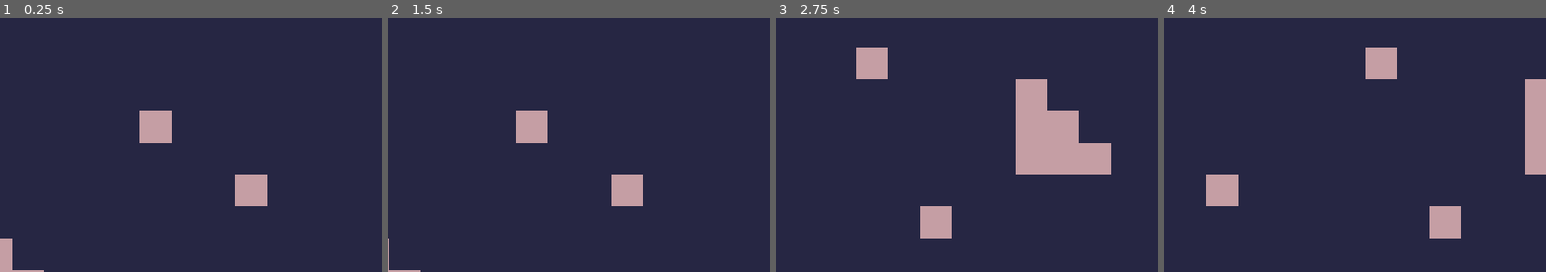
Above: before the commit, frames 1-4 (left to right).
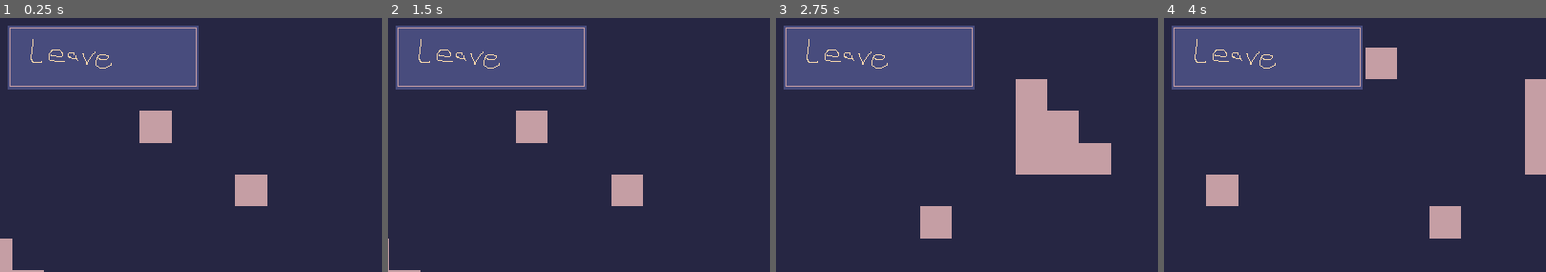
Above: after the commit, the same moments.

Repository: sredna43/godot-multiplayer
Game: Godot game, scene res://scenes/levels/TestLevel_1.tscn
Same seed, same stepped clock (60 frames per second), same inputs: the game is played once before the commit and once after it. This scene is started directly instead of the project's main scene.
Inputs (mouse positions are % of the whole screen's width and height, from its top left):
- Up to frame 1 (0.25 s): no input
- Up to frame 2 (1.5 s): click (14, 8) at 0.52 s; tap Enter at 1.25 s; hold D (move_right) from 1.28 s (still down)
- Up to frame 3 (2.75 s): keep holding D (move_right); tap Space (jump) at 1.52, 2.27 s
- Up to frame 4 (4 s): release D (move_right) at 2.78 s; hold A (move_left) 2.78-3.53 s; hold D (move_right) from 3.53 s (still down); tap Space (jump) at 3.77 s
The pictures show only the part of the screen within x 0-50%, y 1-50%; the shares and areas given below are measured in that part.

The runs differ from the first frame. In frame 1, 13% of the frame differs, in the area x 2-52%, y 3-29%; in frame 2, 13%; in frame 3, 13%; in frame 4, 13%.
Error in both runs: Invalid get index 'player_level_start' (on base: 'Viewport'). (res://scenes/levels/Level.gd:11)

Commit message:
added leave game button and a you won popup thingy

Diff:
--- a/scenes/guis/HUD.gd
+++ b/scenes/guis/HUD.gd
@@ -1,20 +1,28 @@
 extends CanvasLayer
 
-onready var timer_label: Label = $MarginContainer/CenterContainer/CountdownTimer
+onready var label: Label = $CenteredText/CenterContainer/Text
 var wait_time = 3
 var current_time = wait_time
 
 signal timer_complete
+signal leave_button_pressed
 
 func start_timer():
 	while current_time >= 0:
 		yield(get_tree().create_timer(1), "timeout")
 		_decrease_timer_text()
 		current_time -= 1
-	timer_label.text = "Go!!!"
+	label.text = "Go!!!"
 	emit_signal("timer_complete")
 	yield(get_tree().create_timer(1), "timeout")
-	timer_label.hide()
+	label.hide()
 
 func _decrease_timer_text():
-	timer_label.text = str(current_time)
+	label.text = str(current_time)
+
+func _on_LeaveButton_pressed() -> void:
+	emit_signal("leave_button_pressed")
+
+func display_win(text):
+	label.show()
+	label.text = text
--- a/scenes/guis/HUD.tscn
+++ b/scenes/guis/HUD.tscn
@@ -1,12 +1,13 @@
-[gd_scene load_steps=2 format=2]
+[gd_scene load_steps=3 format=2]
 
 [ext_resource path="res://scenes/guis/HUD.gd" type="Script" id=1]
+[ext_resource path="res://assets/guis/LeaveButton.png" type="Texture" id=2]
 
 [node name="HUD" type="CanvasLayer"]
 pause_mode = 2
 script = ExtResource( 1 )
 
-[node name="MarginContainer" type="MarginContainer" parent="."]
+[node name="CenteredText" type="MarginContainer" parent="."]
 anchor_right = 1.0
 anchor_bottom = 1.0
 custom_constants/margin_top = 20
@@ -14,7 +15,7 @@
 "_edit_use_anchors_": false
 }
 
-[node name="CenterContainer" type="CenterContainer" parent="MarginContainer"]
+[node name="CenterContainer" type="CenterContainer" parent="CenteredText"]
 margin_top = 20.0
 margin_right = 768.0
 margin_bottom = 512.0
@@ -22,7 +23,7 @@
 "_edit_use_anchors_": false
 }
 
-[node name="CountdownTimer" type="Label" parent="MarginContainer/CenterContainer"]
+[node name="Text" type="Label" parent="CenteredText/CenterContainer"]
 margin_left = 362.0
 margin_top = 239.0
 margin_right = 406.0
@@ -32,3 +33,21 @@
 __meta__ = {
 "_edit_use_anchors_": false
 }
+
+[node name="GameControls" type="MarginContainer" parent="."]
+margin_right = 40.0
+margin_bottom = 40.0
+custom_constants/margin_top = 10
+custom_constants/margin_left = 10
+__meta__ = {
+"_edit_use_anchors_": false
+}
+
+[node name="LeaveButton" type="TextureButton" parent="GameControls"]
+margin_left = 10.0
+margin_top = 10.0
+margin_right = 202.0
+margin_bottom = 74.0
+texture_normal = ExtResource( 2 )
+
+[connection signal="pressed" from="GameControls/LeaveButton" to="." method="_on_LeaveButton_pressed"]
--- a/scenes/levels/Level.gd
+++ b/scenes/levels/Level.gd
@@ -13,9 +13,16 @@
 	if false:
 		emit_signal("leave")
 	var _error = hud.connect("timer_complete", self, "_go")
+	_error = hud.connect("leave_button_pressed", self, "_leave_game")
 
 func start_race():
 	hud.start_timer()
 
 func _go():
 	player.paused = false
+
+func _leave_game():
+	emit_signal("leave")
+
+func display_win(text):
+	hud.display_win(text)
--- a/utils/DedicatedServer.gd
+++ b/utils/DedicatedServer.gd
@@ -87,9 +87,9 @@
 
 remote func winner(pid):
 	if get_tree().get_network_unique_id() == pid:
-		print("I won!")
+		get_node("../SceneHandler").display_win("You won!!")
 	else:
-		print("player " + str(pid) + " won!")
+		get_node("../SceneHandler").display_win("player " + str(pid) + " won!")
 
 remote func return_latency(client_time):
 	latency_array.append((OS.get_system_time_msecs() - client_time) / 2)
--- a/utils/SceneHandler.gd
+++ b/utils/SceneHandler.gd
@@ -112,6 +112,10 @@
 	DedicatedServer.disconnect_from_server()
 	go_to_main_menu()
 
+func display_win(text):
+	if current_level_instance.get_class() == "Node2D":
+		current_level_instance.display_win(text)
+
 func update_world_state(world_state):
 	if world_state["T"] > last_world_state:
 		last_world_state = world_state["T"]
